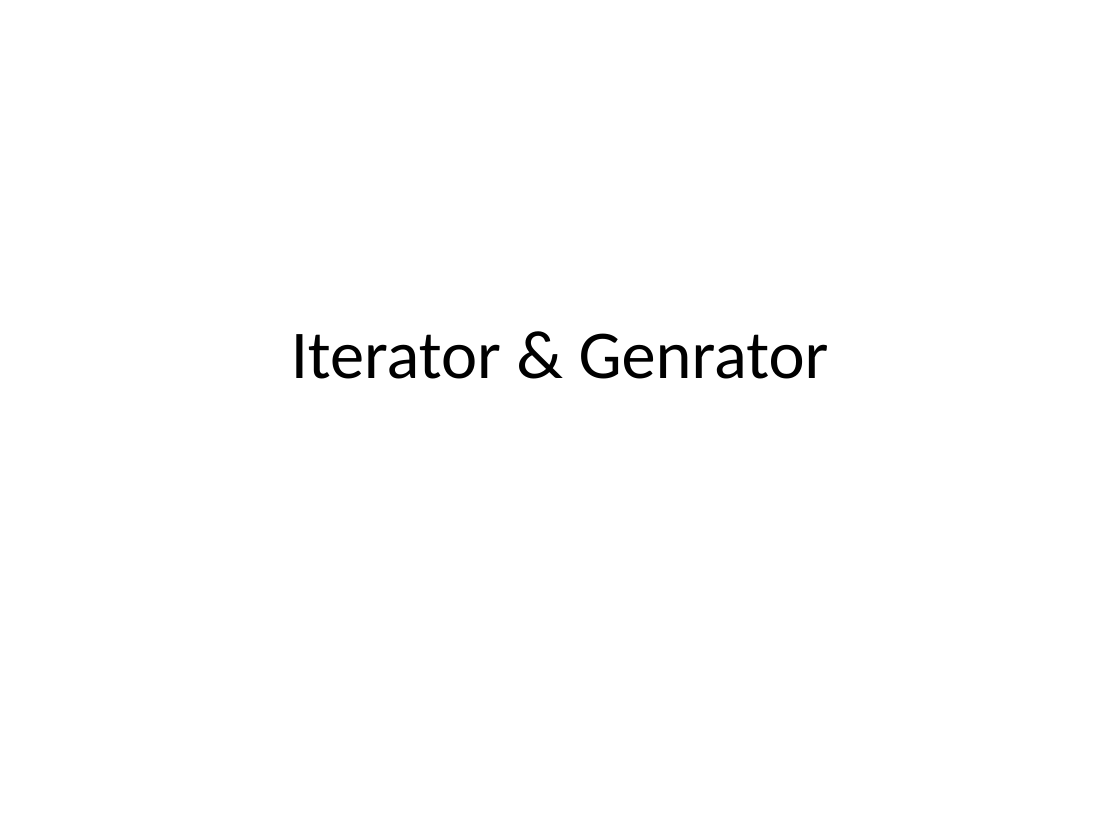
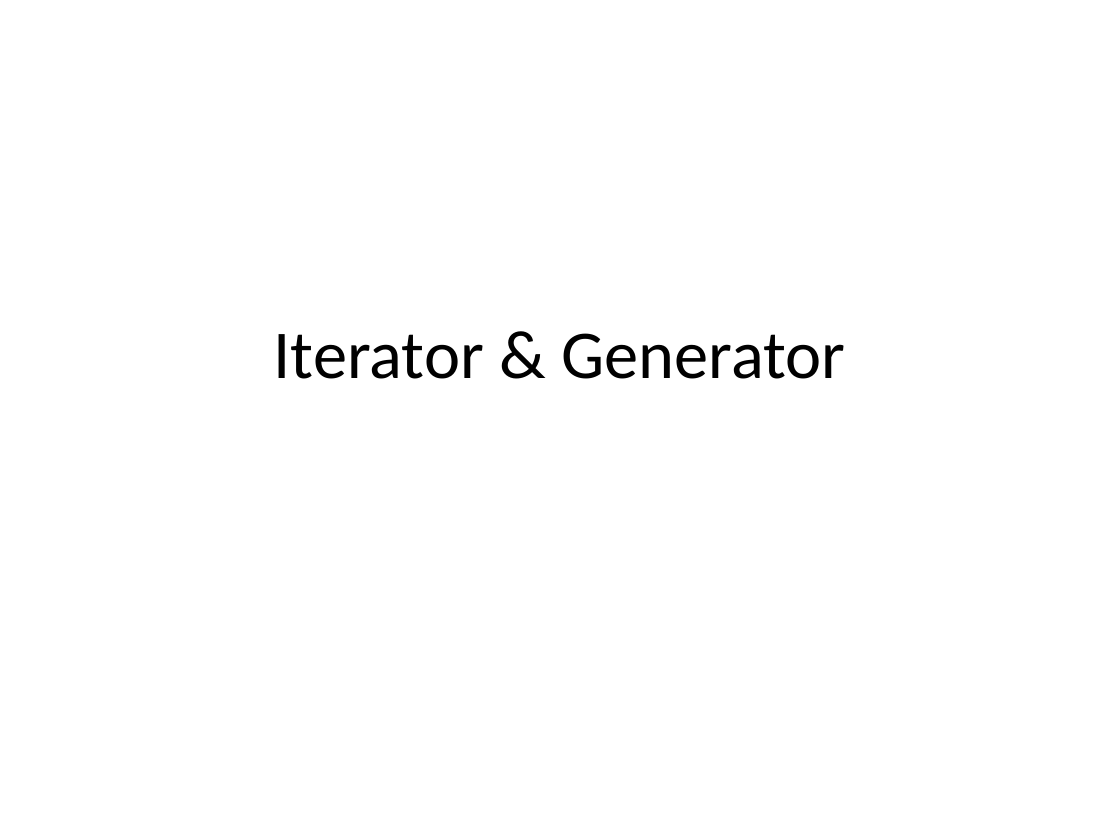
Before and after one commit to jaybidwai02/jsFrameworks, a slide deck: slide 32 of es6/ES6.pptx. Drawn at 1120x840 pixels with LibreOffice and Linux fonts; fonts in the diff are those of the drawing. Boxes give left, top, right and bottom in pixels: in the first picture for what was removed or moved away, otherwise in the second. Text is boxed around its words. In the diff, an @@ line names an element or a change of style, - is before the commit and + after.

```diff
--- a/es6/ES6.pptx
+++ b/es6/ES6.pptx
@@ title at bbox=[274, 333, 846, 379]: text changed @@
-Iterator & Genrator
+Iterator & Generator
```
Also in this commit, not shown: 1 other slide changed, 4 other files.
